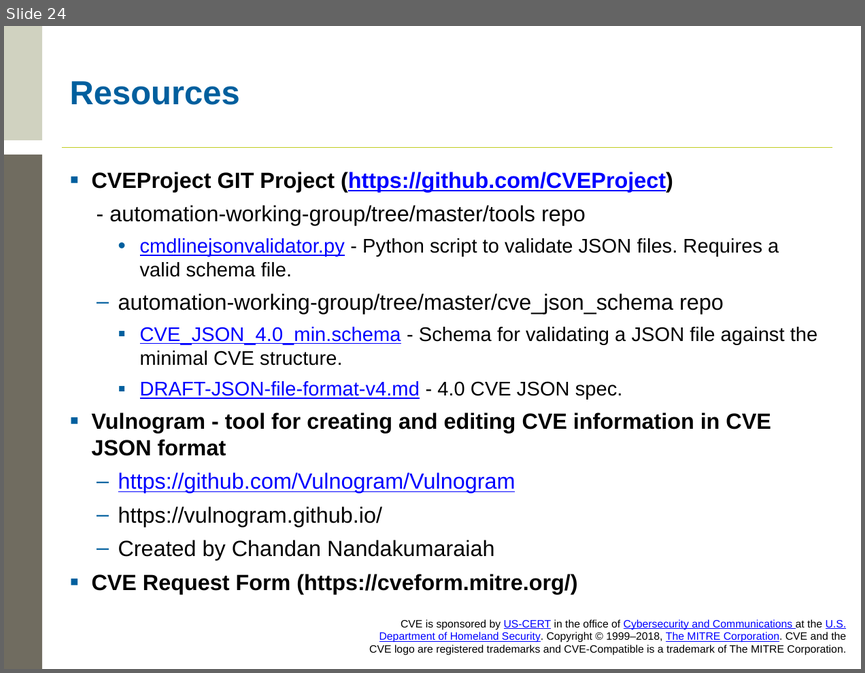
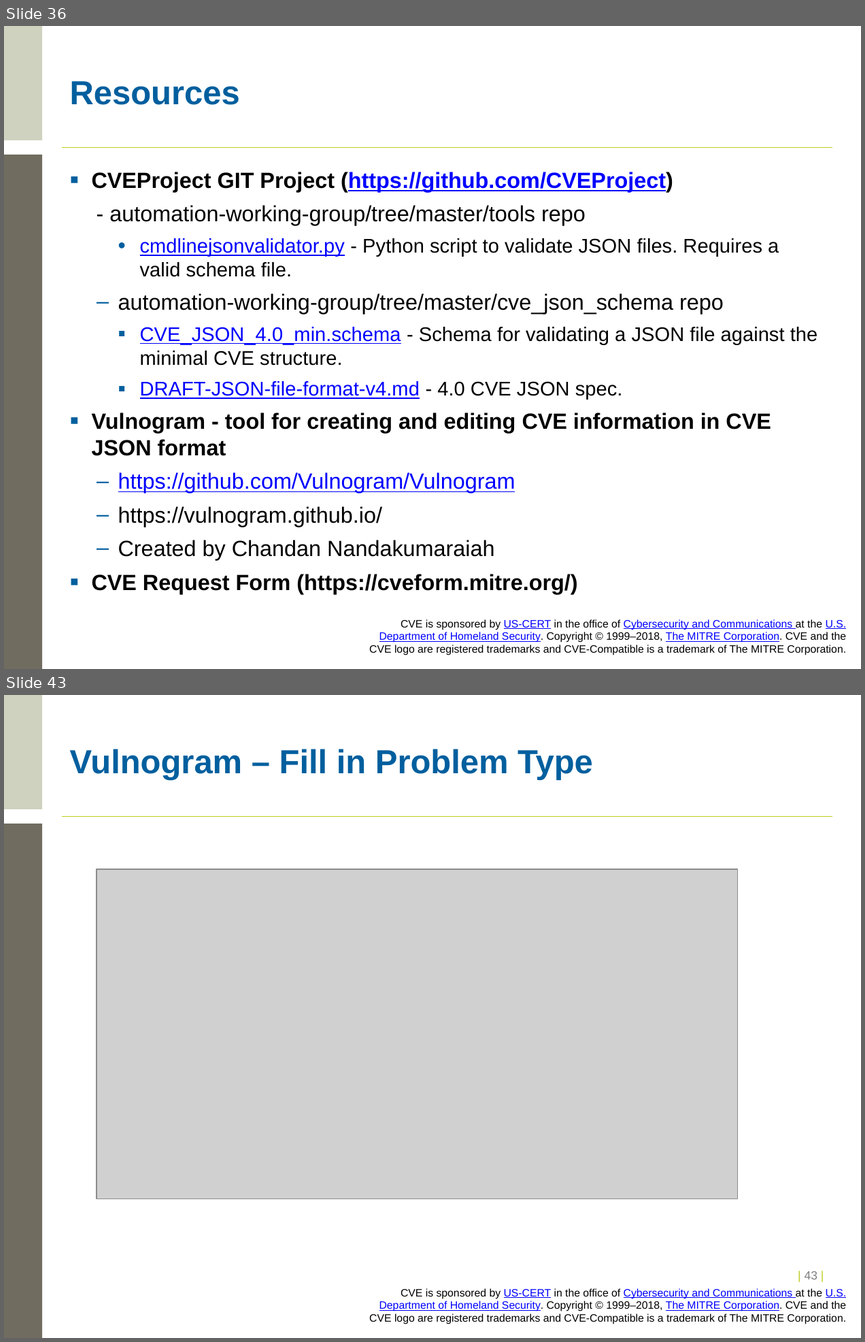
Before and after one commit to CVEProject/cveproject.github.io, a slide deck: docs/cna/Entry_Submission_Process.pptx. Shown one above the other, each under a label of ours: slide 24 before the commit, slides 36 and 43 after it; the slides between them are not shown. The pictures are 865x673 and 865x1342 pixels, drawn with LibreOffice and Linux fonts; fonts in the diff are those of the drawing; grey boxes stand for pictures; background and template pictures are left out. Boxes give left, top, right and bottom in pixels: in the first picture for what was removed or moved away, otherwise in the second. Text is boxed around its words. In the diff, an @@ line names an element or a change of style, - is before the commit and + after.

Commit message:
Adding pictures to the submission process

```diff
--- a/docs/cna/Entry_Submission_Process.pptx
+++ b/docs/cna/Entry_Submission_Process.pptx
@@ slide 43 added at (4,695,861,1338), background #FFFFFF; not listed: 4 template elements that a slide beside it also shows @@
@@ title added at (70,749,593,780), 28 pt, text #005F9E, bold @@
+Vulnogram – Fill in Problem Type
@@ picture added at (96,869,738,1199) @@
@@ page number added at (804,1271,817,1279), 10 pt, text #C1CD23 @@
+| 43 |
@@ what was slide 24 is now slide 36 @@
```
Also in this commit, not shown: 1 slide changed, 22 other slides added.
